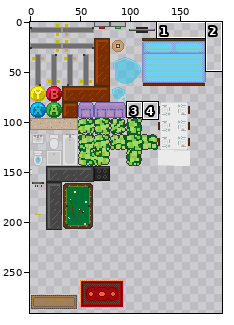
A sprite sheet gets an edit: Assets/Levels/Sprites/Test.png. The first picture is a wide view before the edit; the outline marks the close-up.
Close-up. First the earlier version:
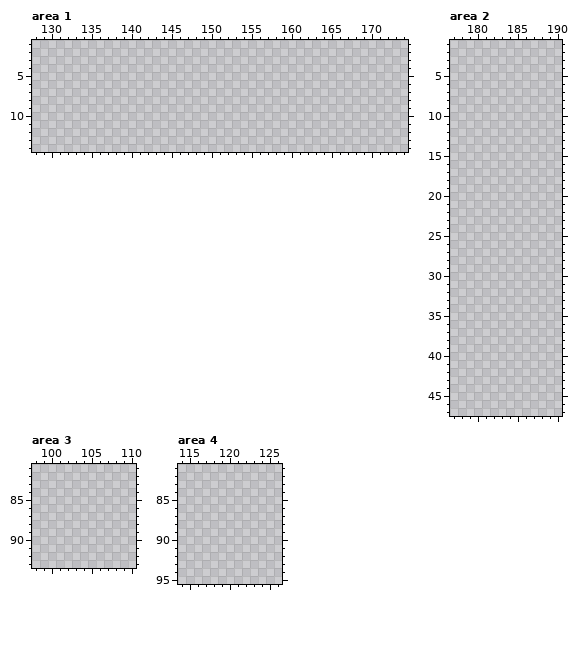
The file is 192x320 pixels. Colours within 5 levels of each other are drawn and written as one. Shown: area 1: x 128..174, y 1..14; area 2: x 177..190, y 1..47; area 3: x 98..110, y 81..93; area 4: x 114..126, y 81..95. The wide view leaves out empty margins. The commit also changed other parts of the picture, which this record leaves out.
Palette (. is transparent): 
Now the later version:
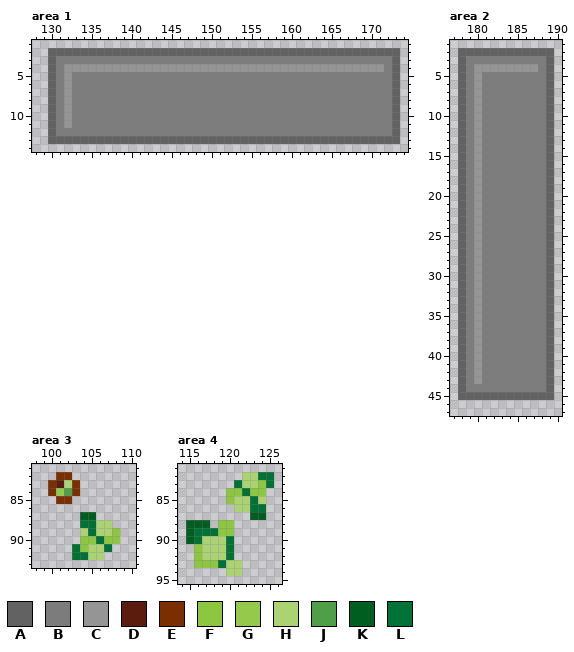
Colours new in this view: A #626262  B #7c7c7c  C #959595  D #5b1c0d  E #7b2e00  F #8dc63f  G #94c94b  H #abd372  J #4e9f47  K #005e20  L #007236
The edit:
Area 1:
Colour A is added in row 2 at x 130 to 173; in rows 3 to 12 at x 130 and 173; in row 13 at x 130 to 173.
Colour B is added in row 3 at x 131 to 172; in row 4 at x 131 and 172; in rows 5 to 11 at x 131 and 133 to 172; in row 12 at x 131 to 172.
Colour C is added in row 4 at x 132 to 171; in rows 5 to 11 at x 132.
Area 2:
Colour A is added in row 2 at x 178 to 189; in rows 3 to 44 at x 178 and 189; in row 45 at x 178 to 189.
Colour B is added in row 3 at x 179 to 188; in row 4 at x 179 and 188; in rows 5 to 43 at x 179 and 181 to 188; in row 44 at x 179 to 188.
Colour C is added in row 4 at x 180 to 187; in rows 5 to 43 at x 180.
Area 3:
Colour D is added in row 83 at x 101.
Colour E is added in row 82 at x 101 to 102; in rows 83 to 84 at x 100 and 103; in row 85 at x 101 to 102.
Colour F is added in row 89 at x 108; in row 90 at x 104 to 105 and 107 to 108; in row 91 at x 104.
Colour G is added in row 84 at x 101.
Colour H is added in row 83 at x 102; in row 88 at x 106 to 107; in row 89 at x 104 and 106 to 107; in rows 91 to 92 at x 105 to 106.
Colour J is added in row 84 at x 102.
Colour K is added in row 87 at x 104 to 105.
Colour L is added in row 88 at x 104 to 105; in row 89 at x 105; in row 90 at x 106; in row 91 at x 103 and 107; in row 92 at x 103 to 104.
Area 4:
Colour F is added in row 83 at x 124; in row 84 at x 120 to 121 and 123 to 124; in row 85 at x 120; in rows 88 to 89 at x 119 to 120; in rows 91 to 92 at x 116; in row 93 at x 116 to 118.
Colour H is added in rows 82 to 83 at x 122 to 123; in row 85 at x 121 to 122 and 124; in row 86 at x 121 to 122; in rows 90 to 92 at x 117 to 119; in rows 93 to 94 at x 120 to 121.
Colour K is added in row 87 at x 123 to 124; in row 88 at x 115 to 117; in rows 89 to 90 at x 115.
Colour L is added in row 82 at x 124 to 125; in row 83 at x 121 and 125; in row 84 at x 122; in row 85 at x 123; in row 86 at x 123 to 124; in row 89 at x 116 to 118.
Colour L is added in row 90 at x 116 and 120; in rows 91 to 92 at x 120; in row 93 at x 119.
Boxes around the changes in both close-ups, in picture pixels (x1, y1, x2, y2):
added: (48, 48, 400, 144)
added: (458, 48, 554, 400)
added: (48, 472, 120, 560)
added: (186, 472, 274, 576)
